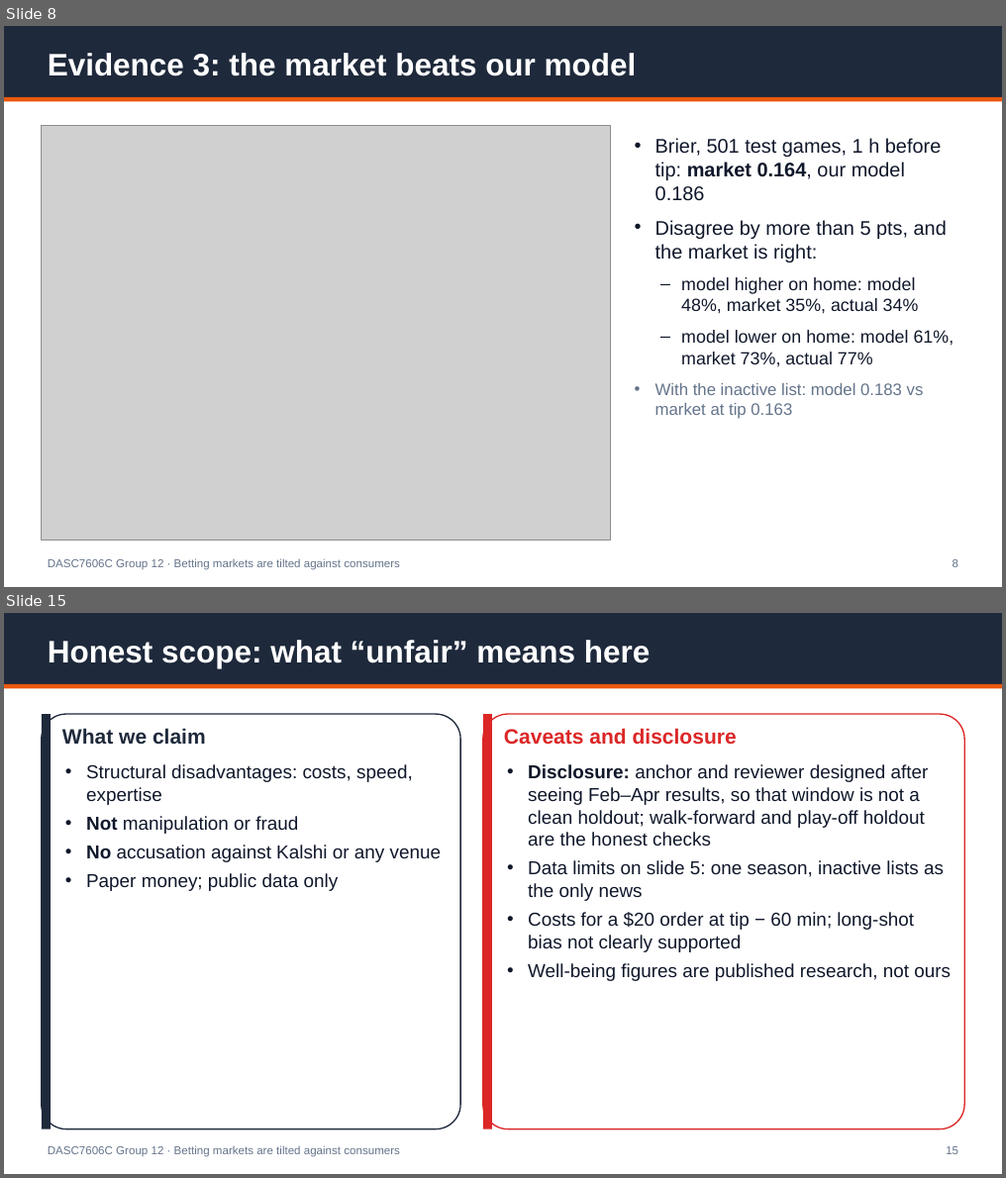
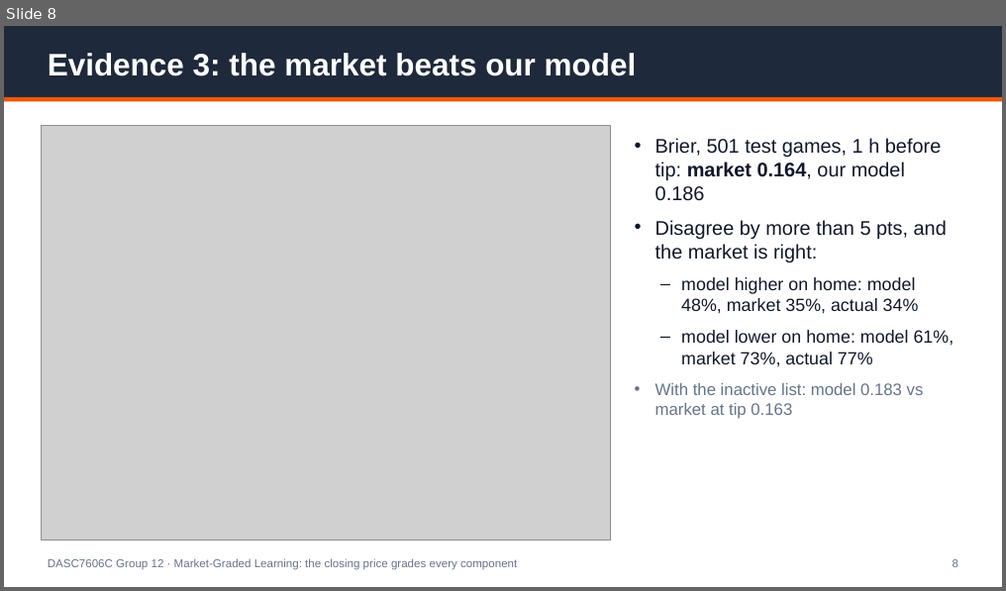
Before and after one commit to Michaelyzr/nba-agent, a slide deck: presentation/nba_agent_deck.pptx. Shown one above the other, each under a label of ours: slides 8 and 15 before the commit, slide 8 after it; the slides between them are not shown. The pictures are 1006x1178 and 1006x591 pixels, drawn with LibreOffice and Linux fonts; fonts in the diff are those of the drawing; grey boxes stand for pictures. Boxes give left, top, right and bottom in pixels: in the first picture for what was removed or moved away, otherwise in the second. Text is boxed around its words. In the diff, an @@ line names an element or a change of style, - is before the commit and + after.

```diff
--- a/presentation/nba_agent_deck.pptx
+++ b/presentation/nba_agent_deck.pptx
@@ slide 15 removed at (4, 613, 1002, 1174), background #FFFFFF @@
@@ rectangle removed at (4, 613, 1002, 684) @@
@@ text removed at (48, 640, 649, 668) @@
-Honest scope: what “unfair” means here
@@ rectangle removed at (4, 684, 1002, 688) @@
@@ rounded rectangle removed at (42, 714, 460, 1130) @@
@@ rectangle removed at (42, 714, 51, 1130) @@
@@ text removed at (62, 728, 206, 745) @@
-What we claim
@@ rounded rectangle removed at (483, 714, 964, 1130) @@
@@ rectangle removed at (483, 714, 492, 1130) @@
@@ text removed at (504, 728, 737, 745) @@
-Caveats and disclosure
@@ text removed at (86, 764, 441, 891) @@
-• Structural disadvantages: costs, speed, expertise
-• Not manipulation or fraud
-• No accusation against Kalshi or any venue
-• Paper money; public data only
@@ text removed at (528, 764, 950, 981) @@
-• Disclosure: anchor and reviewer designed after seeing Feb–Apr results, so that window is not a clean holdout; walk-forward and play-off holdout are the honest checks
-• Data limits on slide 5: one season, inactive lists as the only news
-• Costs for a $20 order at tip − 60 min; long-shot bias not clearly supported
-• Well-being figures are published research, not ours
@@ text removed at (48, 1146, 400, 1157) @@
-DASC7606C Group 12 · Betting markets are tilted against consumers
@@ text removed at (945, 1147, 958, 1155) @@
-15
@@ slide 8 changed as well @@
@@ text at (48, 559, 517, 570): text changed @@
-DASC7606C Group 12 · Betting markets are tilted against consumers
+DASC7606C Group 12 · Market-Graded Learning: the closing price grades every component
```
Also in this commit, not shown: 9 other slides changed, 5 slides added, 6 other slides removed, 5 other files.
